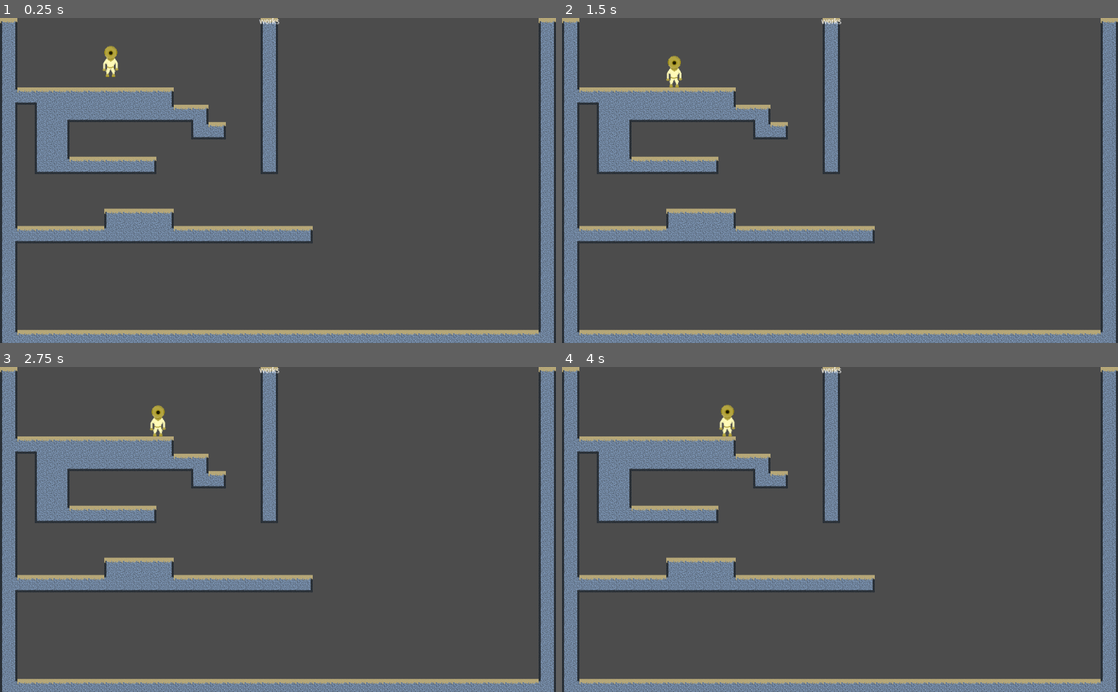
Above: before the commit, frames 1-4 (two rows, left to right).
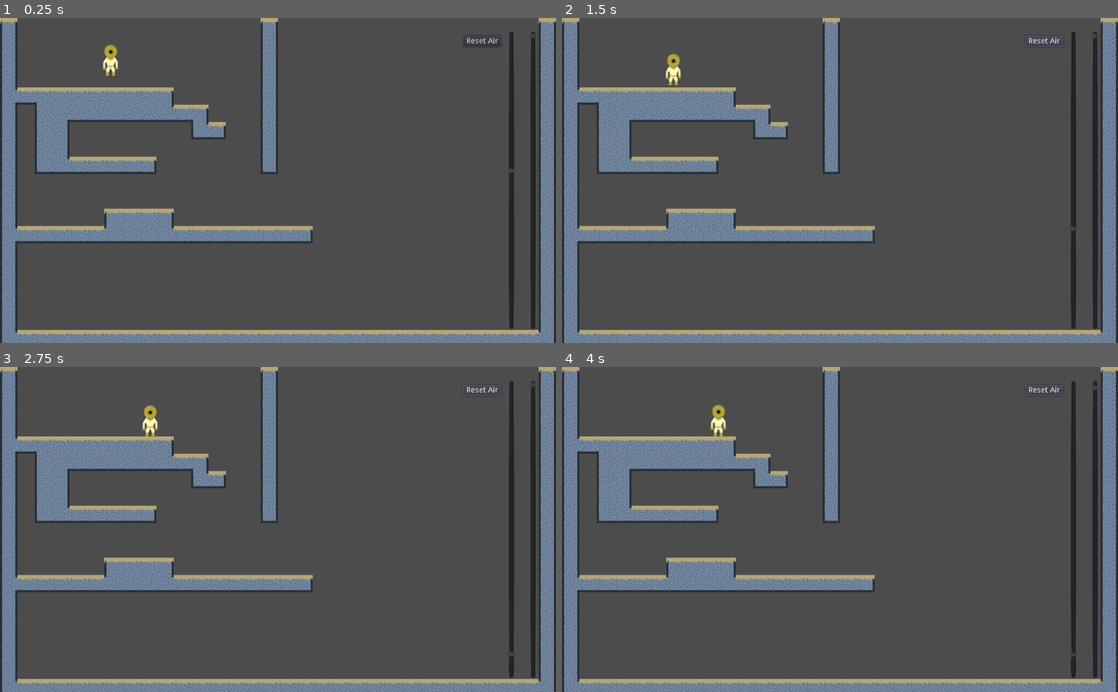
Above: after the commit, the same moments.

Repository: bengosney/diver
Game: Godot game, scene res://Main.tscn
The game is run twice, just before and just after one commit, with the same random seed, the same clock (stepped at 60 frames per second) and the same inputs.
Inputs (mouse positions are in pixels of both pictures, inside the frame that each line leads up to):
- Up to frame 1 (0.25 s): no input
- Up to frame 2 (1.5 s): click (1045, 40) at 0.5 s, where only the run after the commit has a clickable "Reset Air"; hold Right (walk_right) from 1.28 s (still down); hold Down (buoyancy_dec) from 1.28 s (still down)
- Up to frame 3 (2.75 s): keep holding Right (walk_right); release Down (buoyancy_dec) at 2.03 s; tap Up (buoyancy_inc) at 2.1 s
- Up to frame 4 (4 s): release Right (walk_right) at 2.78 s; hold Left (walk_left) 2.78-3.53 s; hold Down (buoyancy_dec) 2.78-3.53 s; hold Right (walk_right) from 3.53 s (still down); tap Up (buoyancy_inc) at 3.6 s

The runs differ from the first frame. In frame 1, 1.8% of the frame differs, in the area x 18-97%, y 0-96%; in frame 2, 1.9%; in frame 3, 2.0%; in frame 4, 2.0%, in the area x 26-97%, y 0-96%.

Commit message:
Air drops when increaseing buoyancy and using sliders to track things

Diff:
--- /dev/null
+++ b/HUD/HUD.gd
@@ -0,0 +1,24 @@
+extends CanvasLayer
+
+signal reset
+
+
+func set_buoyancy(buoyancy):
+	$buoyancy_slider.value = buoyancy
+
+
+func setup(min_buoyancy, max_buoyancy, max_air):
+	$buoyancy_slider.min_value = min_buoyancy
+	$buoyancy_slider.max_value = max_buoyancy
+
+	$air_slider.min_value = 0
+	$air_slider.max_value = max_air
+	$air_slider.value = max_air
+
+
+func set_air(air):
+	$air_slider.value = air
+
+
+func _on_reset_button_pressed():
+	emit_signal("reset")
--- a/HUD/HUD.tscn
+++ b/HUD/HUD.tscn
@@ -1,14 +1,47 @@
-[gd_scene format=2]
+[gd_scene load_steps=2 format=2]
+
+[ext_resource path="res://HUD/HUD.gd" type="Script" id=1]
 
 [node name="HUD" type="CanvasLayer"]
+script = ExtResource( 1 )
 
-[node name="buoyancy" type="Label" parent="."]
-anchor_left = 0.5
-anchor_right = 0.5
-margin_left = -34.5
-margin_right = 34.5
-margin_bottom = 14.0
-text = "Buoyancy: "
+[node name="buoyancy_slider" type="VSlider" parent="."]
+anchor_left = 1.0
+anchor_right = 1.0
+anchor_bottom = 1.0
+margin_left = -90.0
+margin_top = 25.0
+margin_right = -252.0
+margin_bottom = -25.0
+step = 0.1
+editable = false
+scrollable = false
 __meta__ = {
 "_edit_use_anchors_": false
 }
+
+[node name="air_slider" type="VSlider" parent="."]
+anchor_left = 1.0
+anchor_right = 1.0
+anchor_bottom = 1.0
+margin_left = -50.0
+margin_top = 25.0
+margin_right = -106.0
+margin_bottom = -25.0
+editable = false
+scrollable = false
+__meta__ = {
+"_edit_use_anchors_": false
+}
+
+[node name="reset_button" type="Button" parent="."]
+margin_left = 853.0
+margin_top = 33.0
+margin_right = 901.0
+margin_bottom = 53.0
+text = "Reset Air"
+__meta__ = {
+"_edit_use_anchors_": false
+}
+
+[connection signal="pressed" from="reset_button" to="." method="_on_reset_button_pressed"]
--- a/Main.gd
+++ b/Main.gd
@@ -1,14 +1,19 @@
 extends Node2D
 
-# Declare member variables here. Examples:
-# var a = 2
-# var b = "text"
+
+func _ready():
+	var min_buoy = $Player.min_buoy - $Player.gravity
+	var max_buoy = $Player.max_buoy - $Player.gravity
+
+	$HUD.setup(min_buoy, max_buoy, $Player.starting_air)
 
 
-# Called when the node enters the scene tree for the first time.
-func _ready():
-	$HUD/buoyancy.text = "works"
+func _process(_delta):
+	var buoyancy = $Player.buoyancy - $Player.gravity
+	$HUD.set_buoyancy(buoyancy)
+	$HUD.set_air($Player.air)
 
-# Called every frame. 'delta' is the elapsed time since the previous frame.
-#func _process(delta):
-#	pass
+
+func _on_HUD_reset():
+	print("reset")
+	$Player.reset()
--- a/Main.tscn
+++ b/Main.tscn
@@ -15,3 +15,5 @@
 position = Vector2( 204, 74 )
 
 [node name="HUD" parent="." instance=ExtResource( 3 )]
+
+[connection signal="reset" from="HUD" to="." method="_on_HUD_reset"]
--- a/Player/Player.gd
+++ b/Player/Player.gd
@@ -3,17 +3,25 @@
 export(int) var speed = 100
 export(int) var jump_speed = -200
 export(int) var gravity = 800
-export(int) var buoyancy_step = 25
 
 export(float, 0, 1.0) var friction = 0.01
 export(float, 0, 1.0) var acceleration = 0.025
 export(float, 0, 1.0) var buoyancy_acc = 0.25
+export(float, 0, 1.0) var air_step = .1
+export(int) var starting_air = 100
 
 var velocity = Vector2.ZERO
 var minmax = 0.05
 var max_buoy = gravity * (1 + minmax)
 var min_buoy = gravity * (1 - (minmax * 2))
-var buoyancy = min_buoy
+var buoyancy_step = (max_buoy - min_buoy) / 15
+var buoyancy = gravity - (buoyancy_step * 2)
+
+var air = starting_air
+
+
+func reset():
+	air = starting_air
 
 
 func get_input():
@@ -39,6 +47,9 @@
 
 	if buoy != 0:
 		var target = buoyancy + (buoy * buoyancy_step)
+		if target > buoyancy:
+			air = air - air_step
+
 		buoyancy = lerp(buoyancy, max(min(target, max_buoy), min_buoy), buoyancy_acc)
 
 
